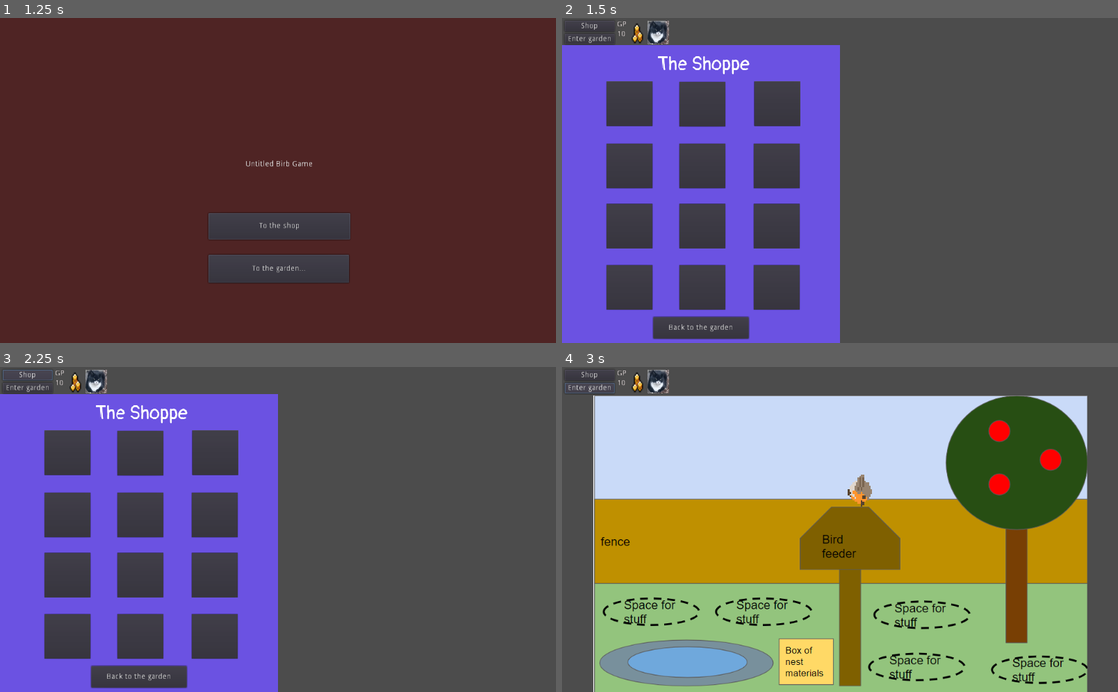
Above: before the commit, frames 1-4 (two rows, left to right).
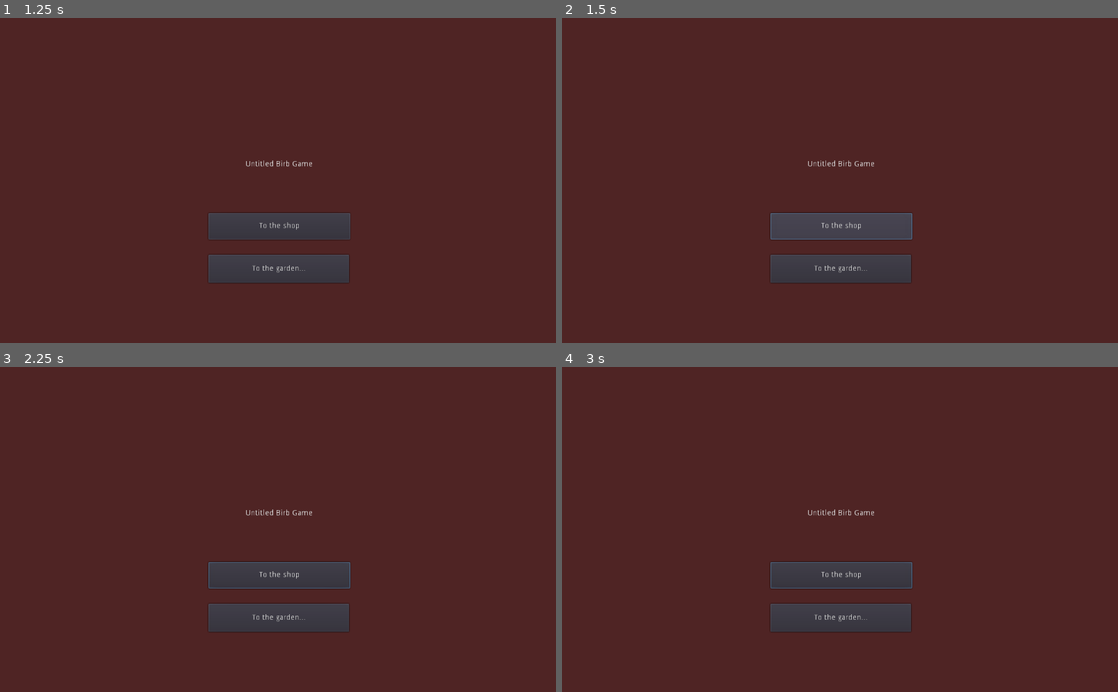
Above: after the commit, the same moments.

Repository: Binney/tori-atsume
Game: Godot game, scene res://Splash.tscn
The game is run twice, just before and just after one commit, with the same random seed, the same clock (stepped at 60 frames per second) and the same inputs.
Inputs:
- Up to frame 1 (1.25 s): click "Shop" at 0.5 s
- Up to frame 2 (1.5 s): click "To the shop" at 1.25 s
- Up to frame 3 (2.25 s): click "Shop" at 2 s
- Up to frame 4 (3 s): click "Enter garden" at 2.75 s

Frame 1 is identical in both runs. In frame 2, 97% of the frame differs, in the area x 0-100%, y 0-100%; in frame 3, 97%; in frame 4, 100%.

Commit message:
Added new shop art

Diff:
--- a/project/ShopScreen.tscn
+++ b/project/ShopScreen.tscn
@@ -1,5 +1,6 @@
-[gd_scene load_steps=3 format=2]
+[gd_scene load_steps=4 format=2]
 
+[ext_resource path="res://shopart/shop.png" type="Texture" id=1]
 [ext_resource path="res://pangolin.tres" type="DynamicFont" id=2]
 [ext_resource path="res://ShopScreen.gd" type="Script" id=3]
 
@@ -19,6 +20,7 @@
 margin_top = 49.0
 margin_right = 512.0
 margin_bottom = 600.0
+texture = ExtResource( 1 )
 __meta__ = {
 "_edit_use_anchors_": false
 }
